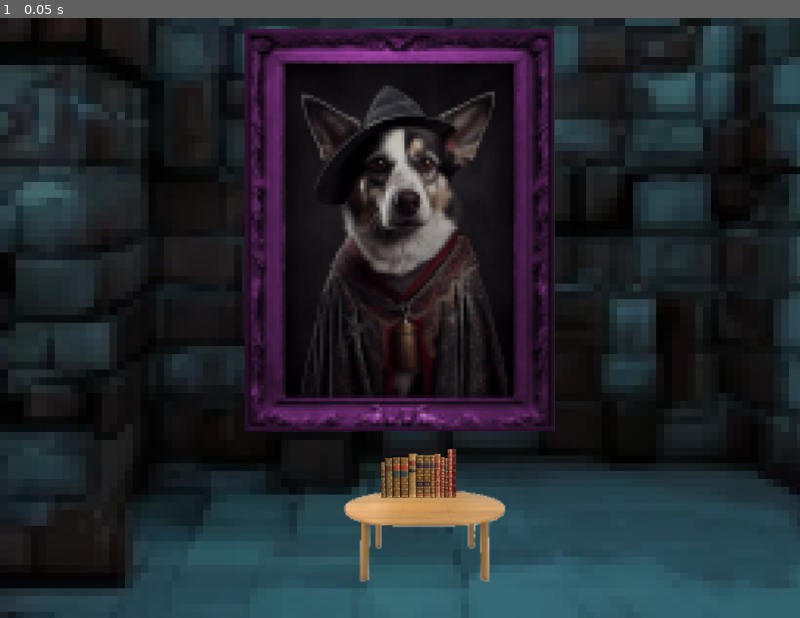
Above: before the commit, frame 1.
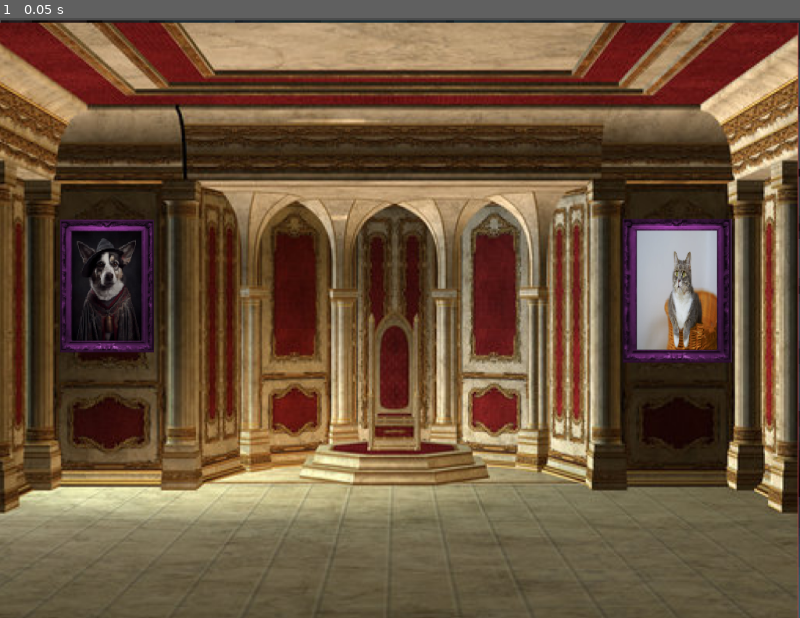
Above: after the commit, the same moment.

Repository: maunzCache/ldjam-55
Game: Godot game, scene res://main.tscn
Same seed, same stepped clock (60 frames per second), same inputs: the game is played once before the commit and once after it.
Inputs:
- Up to frame 1 (0.05 s): no input

The runs differ from the first frame. In frame 1, 94% of the frame differs, in the area x 0-100%, y 0-100%.

Commit message:
a bunch of ornder anlegen und das projekt strukturieren

Diff:
--- a/Klickbar.gd
+++ /dev/null
@@ -1,6 +0,0 @@
-extends Sprite2D
-
-func _input(event):
-	if event is InputEventMouseButton and event.pressed and event.button_index == MOUSE_BUTTON_LEFT:
-		if get_rect().has_point(to_local(event.position)):
-			print("A click on the " + name)
--- a/icon.svg
+++ /dev/null
@@ -1 +0,0 @@
-<svg height="128" width="128" xmlns="http://www.w3.org/2000/svg"><rect x="2" y="2" width="124" height="124" rx="14" fill="#363d52" stroke="#212532" stroke-width="4"/><g transform="scale(.101) translate(122 122)"><g fill="#fff"><path d="M105 673v33q407 354 814 0v-33z"/><path fill="#478cbf" d="m105 673 152 14q12 1 15 14l4 67 132 10 8-61q2-11 15-15h162q13 4 15 15l8 61 132-10 4-67q3-13 15-14l152-14V427q30-39 56-81-35-59-83-108-43 20-82 47-40-37-88-64 7-51 8-102-59-28-123-42-26 43-46 89-49-7-98 0-20-46-46-89-64 14-123 42 1 51 8 102-48 27-88 64-39-27-82-47-48 49-83 108 26 42 56 81zm0 33v39c0 276 813 276 813 0v-39l-134 12-5 69q-2 10-14 13l-162 11q-12 0-16-11l-10-65H447l-10 65q-4 11-16 11l-162-11q-12-3-14-13l-5-69z"/><path d="M483 600c3 34 55 34 58 0v-86c-3-34-55-34-58 0z"/><circle cx="725" cy="526" r="90"/><circle cx="299" cy="526" r="90"/></g><g fill="#414042"><circle cx="307" cy="532" r="60"/><circle cx="717" cy="532" r="60"/></g></g></svg>
--- a/main.tscn
+++ b/main.tscn
@@ -1,8 +1,10 @@
-[gd_scene load_steps=2 format=3 uid="uid://dgjcpektt4ndl"]
+[gd_scene load_steps=3 format=3 uid="uid://dgjcpektt4ndl"]
 
-[ext_resource type="PackedScene" uid="uid://cdqp2w2j0gxxo" path="res://room-001.tscn" id="1_c1uvj"]
+[ext_resource type="PackedScene" uid="uid://cdqp2w2j0gxxo" path="res://rooms/tableRoom/tableroom.tscn" id="1_c1uvj"]
+[ext_resource type="PackedScene" uid="uid://dwd8s02uct0qi" path="res://rooms/portraitRoom/portraitRoom.tscn" id="2_loox3"]
 
-[node name="Main" type="Node2D"]
+[node name="main" type="Node2D"]
 
-[node name="Room 001" parent="." instance=ExtResource("1_c1uvj")]
-position = Vector2(512, 384)
+[node name="tableroom" parent="." instance=ExtResource("1_c1uvj")]
+
+[node name="portraitroom" parent="." instance=ExtResource("2_loox3")]
--- a/player.tscn
+++ /dev/null
@@ -1,9 +0,0 @@
-[gd_scene load_steps=2 format=3 uid="uid://brj5uieqwrfx3"]
-
-[sub_resource type="PlaceholderTexture2D" id="PlaceholderTexture2D_566gj"]
-size = Vector2(50, 100)
-
-[node name="Player" type="Node2D"]
-
-[node name="Sprite2D" type="Sprite2D" parent="."]
-texture = SubResource("PlaceholderTexture2D_566gj")
--- a/project.godot
+++ b/project.godot
@@ -14,7 +14,6 @@
 config/version="0.1-alpha"
 run/main_scene="res://main.tscn"
 config/features=PackedStringArray("4.2", "Forward Plus")
-config/icon="res://icon.svg"
 
 [display]
 
--- a/room-001.tscn
+++ /dev/null
@@ -1,27 +0,0 @@
-[gd_scene load_steps=6 format=3 uid="uid://cdqp2w2j0gxxo"]
-
-[ext_resource type="Texture2D" uid="uid://dn8mkfrt4nho5" path="res://room_001_bg.png" id="1_wcde1"]
-[ext_resource type="Script" path="res://Klickbar.gd" id="1_yjsq0"]
-[ext_resource type="Texture2D" uid="uid://dgo4w6s7iyqis" path="res://books.png" id="2_b6dpv"]
-[ext_resource type="Texture2D" uid="uid://dx4ww25yx8xk1" path="res://table.png" id="2_r75wh"]
-[ext_resource type="Texture2D" uid="uid://elr45rotd31b" path="res://portrait.png" id="5_jyw67"]
-
-[node name="Room 001" type="Node2D"]
-
-[node name="Background" type="Sprite2D" parent="."]
-texture = ExtResource("1_wcde1")
-
-[node name="Tisch" type="Sprite2D" parent="."]
-position = Vector2(32, 280)
-texture = ExtResource("2_r75wh")
-script = ExtResource("1_yjsq0")
-
-[node name="Bücher" type="Sprite2D" parent="."]
-position = Vector2(24, 200)
-texture = ExtResource("2_b6dpv")
-script = ExtResource("1_yjsq0")
-
-[node name="Portrait" type="Sprite2D" parent="."]
-position = Vector2(0, -112)
-texture = ExtResource("5_jyw67")
-script = ExtResource("1_yjsq0")
--- /dev/null
+++ b/rooms/portraitRoom/portraitRoom.tscn
@@ -0,0 +1,26 @@
+[gd_scene load_steps=5 format=3 uid="uid://dwd8s02uct0qi"]
+
+[ext_resource type="Texture2D" uid="uid://di84l3tefihwb" path="res://rooms/portraitRoom/King.png" id="1_f3dv5"]
+[ext_resource type="Texture2D" uid="uid://elr45rotd31b" path="res://items/png/portrait.png" id="2_as5v7"]
+[ext_resource type="Texture2D" uid="uid://dr0t2yctdpd2f" path="res://items/png/portraitCat.png" id="3_2lgf3"]
+[ext_resource type="Script" path="res://scripts/actions/clickable.gd" id="3_i7xgb"]
+
+[node name="portraitroom" type="Node2D"]
+
+[node name="background" type="Sprite2D" parent="."]
+position = Vector2(510, 390)
+texture = ExtResource("1_f3dv5")
+
+[node name="dog" type="Sprite2D" parent="."]
+editor_description = "Die katze finde ich doof! Ich bin ein toller Hund!"
+position = Vector2(137, 343)
+scale = Vector2(0.304471, 0.328884)
+texture = ExtResource("2_as5v7")
+script = ExtResource("3_i7xgb")
+
+[node name="cat" type="Sprite2D" parent="."]
+editor_description = "Den Hund finde ich doof!! Ich bin die beste Katze aller Zeiten"
+position = Vector2(867, 348.812)
+scale = Vector2(0.352015, 0.35801)
+texture = ExtResource("3_2lgf3")
+script = ExtResource("3_i7xgb")
--- /dev/null
+++ b/rooms/tableRoom/tableroom.tscn
@@ -0,0 +1,24 @@
+[gd_scene load_steps=5 format=3 uid="uid://cdqp2w2j0gxxo"]
+
+[ext_resource type="Texture2D" uid="uid://dn8mkfrt4nho5" path="res://rooms/tableRoom/background.png" id="1_wcde1"]
+[ext_resource type="Texture2D" uid="uid://dx4ww25yx8xk1" path="res://items/png/table.png" id="2_ppp2d"]
+[ext_resource type="Script" path="res://scripts/actions/clickable.gd" id="3_d7df7"]
+[ext_resource type="Texture2D" uid="uid://dgo4w6s7iyqis" path="res://items/png/books.png" id="4_vajro"]
+
+[node name="tableroom" type="Node2D"]
+position = Vector2(513, 387)
+
+[node name="Background" type="Sprite2D" parent="."]
+texture = ExtResource("1_wcde1")
+
+[node name="Tisch" type="Sprite2D" parent="."]
+position = Vector2(50, 287.875)
+scale = Vector2(1.82367, 1.5235)
+texture = ExtResource("2_ppp2d")
+script = ExtResource("3_d7df7")
+
+[node name="Bücher" type="Sprite2D" parent="."]
+position = Vector2(-30, 187)
+scale = Vector2(1.33333, 1.32812)
+texture = ExtResource("4_vajro")
+script = ExtResource("3_d7df7")
--- /dev/null
+++ b/scripts/actions/clickable.gd
@@ -0,0 +1,7 @@
+extends Sprite2D
+
+func _input(event):
+	if event is InputEventMouseButton and event.pressed and event.button_index == MOUSE_BUTTON_LEFT:
+		var local_event_position = to_local(event.position)
+		if get_rect().has_point(local_event_position) and is_pixel_opaque(local_event_position):
+			print(editor_description)
Renamed: books.png -> items/png/books.png
Not shown, changed: items/png/books.png.import
Renamed: portrait.png -> items/png/portrait.png
Not shown, changed: items/png/portrait.png.import
Binary file added: items/png/portraitCat.png
Not shown, added: items/png/portraitCat.png.import
Renamed: table.png -> items/png/table.png
Not shown, changed: items/png/table.png.import
Binary file added: rooms/portraitRoom/King.png
Not shown, changed: rooms/portraitRoom/King.png.import
Renamed: room_001_bg.png -> rooms/tableRoom/background.png
Not shown, changed: rooms/tableRoom/background.png.import
